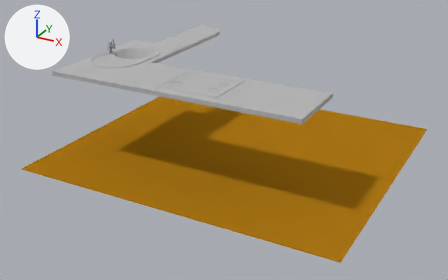
The Blender file vl.vlabs.com.ua/models/kitchen/src/kitchen.blend, before and after one commit.
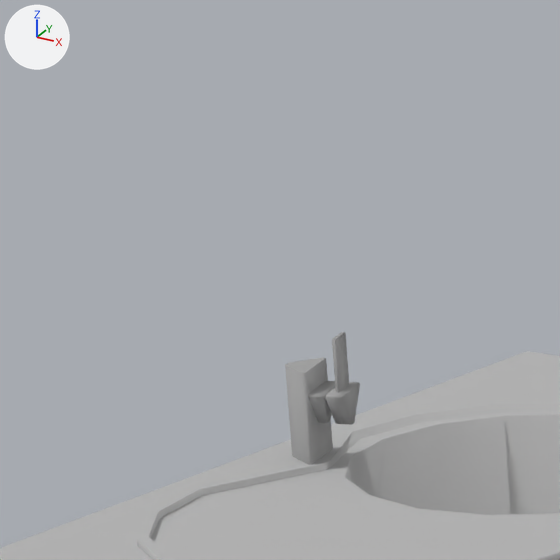
The first picture shows the older version from a camera (50 mm lens) standing at (2.283, -4.26, 2.544) and looking at (-0.33, 0.491, 0.168). The close-ups show both versions on the part from 17% to 31% of the width and 0% to 23% of the height of that picture; other places that the commit changed are outside them. The axes (+X, +Y, +Z) are drawn at upper left. The lights are the same throughout.

In view in the first close-up: 'faucetBase', 'faucetHandle', 'mainSurface'.
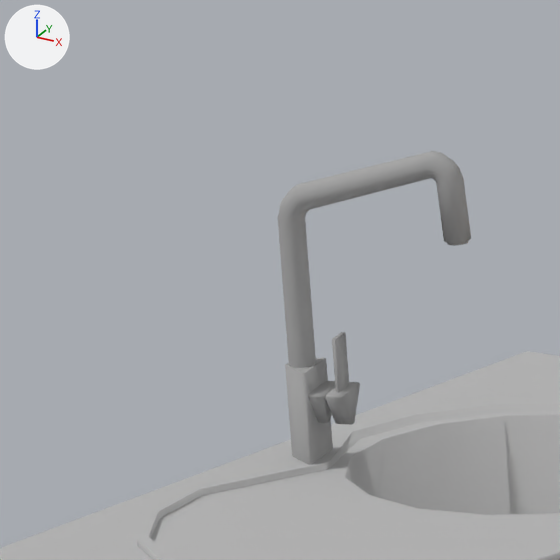
Boxes (x1, y1, x2, y2) around the edits, measured in the close-ups (560 x 560 px):
'faucetTube', added: after (278, 151, 471, 368)

The change, as a list of edits to the scene's bpy script:
```text
Add me_circle_001:
    me_circle_001.from_pydata(...)  # 208 vertices, 193 faces; spans x -0.015..0.206, y -0.015..0.015, z 0.0..0.246
    me_circle_001.polygons.foreach_set('use_smooth', [True] * 193)
    me_circle_001.materials.append(mat_shinynickelmaterial)  # grey #a7a7a7
Add ob_faucettube:
    ob_faucettube = bpy.data.objects.new('faucetTube', me_circle_001)
    ob_faucettube.location = (-1.555, 0.396, 0.989)
    ob_faucettube.rotation_euler = (0.0, 0.0, 0.314)  # degrees (0, 0, 18)
```
